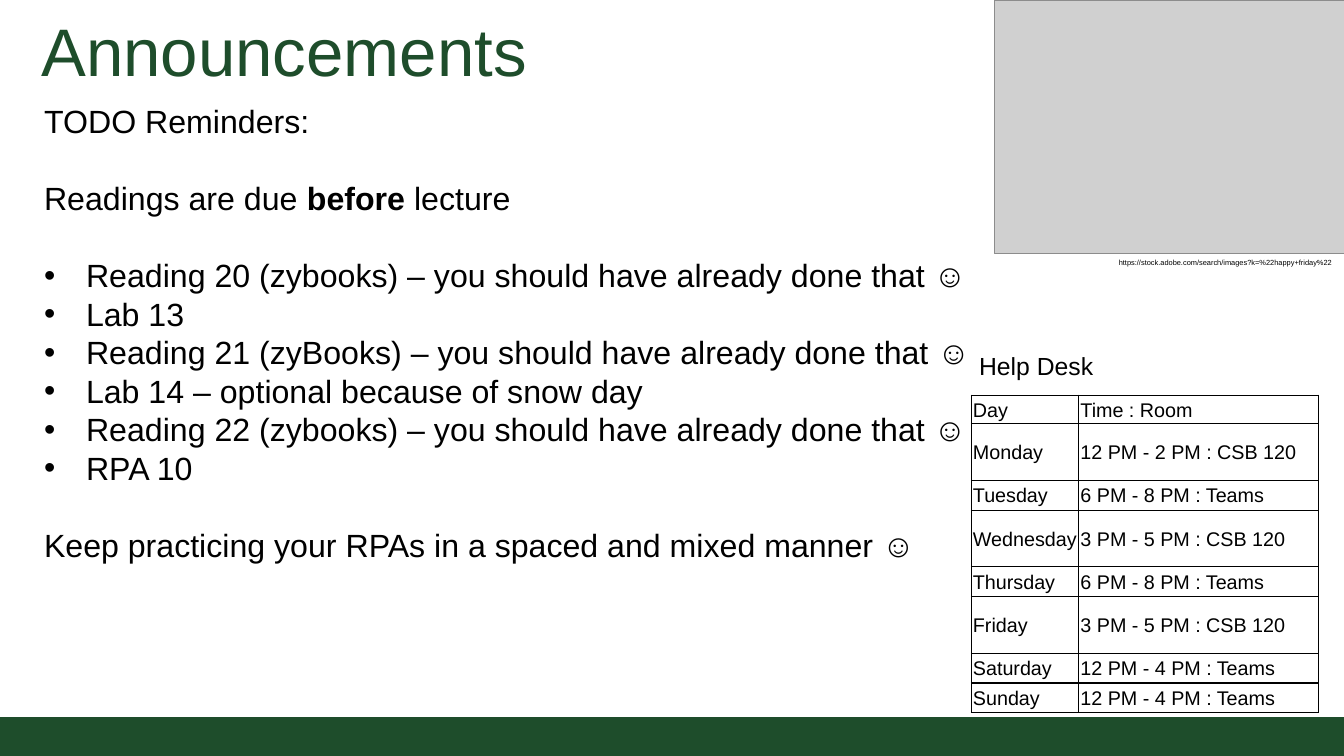
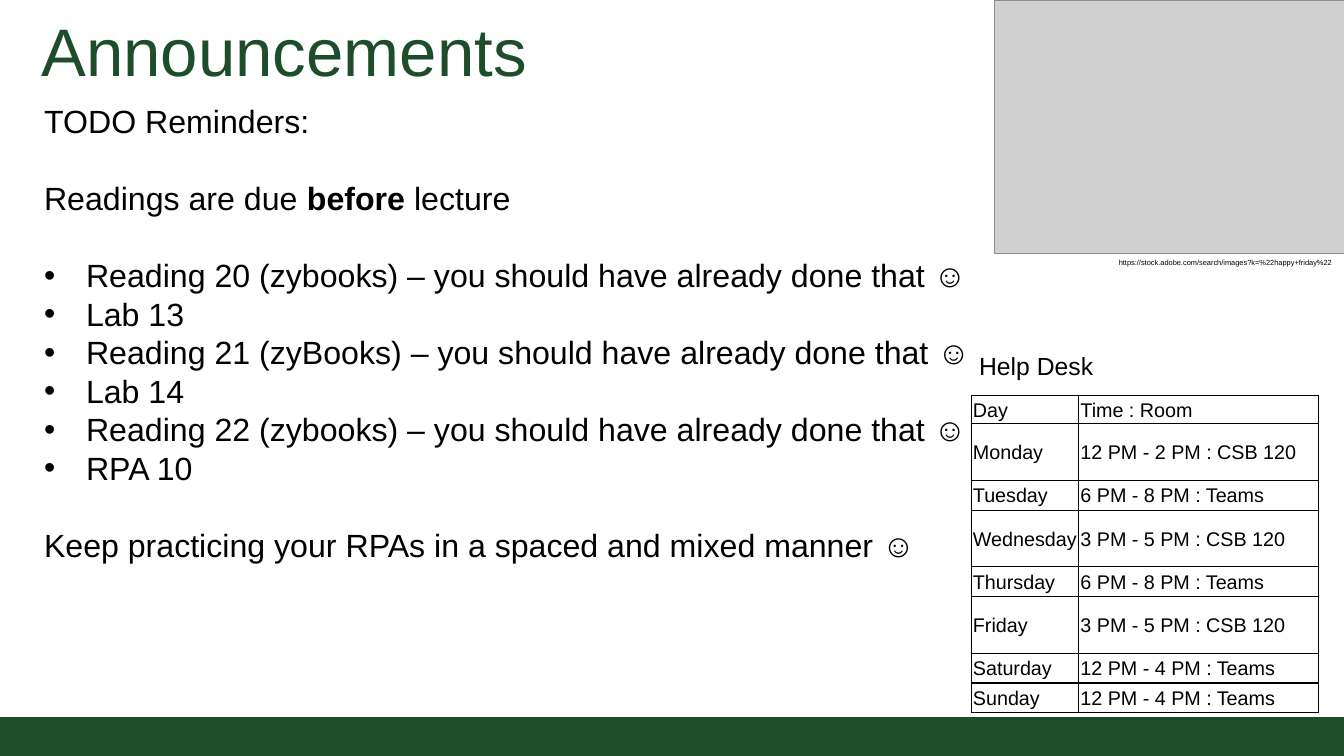
Before and after one commit to CSU-CompSci-CS163-4/Handouts, a slide deck: slide 2 of slides/On-Campus/10_03_Arrays.pptx. Drawn at 1344x756 pixels with LibreOffice and Linux fonts; fonts in the diff are those of the drawing; grey boxes stand for pictures; background and template pictures are left out. Boxes give left, top, right and bottom in pixels: in the first picture for what was removed or moved away, otherwise in the second. Text is boxed around its words. In the diff, an @@ line names an element or a change of style, - is before the commit and + after.

Commit message:
Arrays lecture updated

```diff
--- a/slides/On-Campus/10_03_Arrays.pptx
+++ b/slides/On-Campus/10_03_Arrays.pptx
@@ text at [86, 379, 184, 404]: text changed @@
-• Lab 14 – optional because of snow day
+• Lab 14
```
Also in this commit, not shown: 1 other file.
